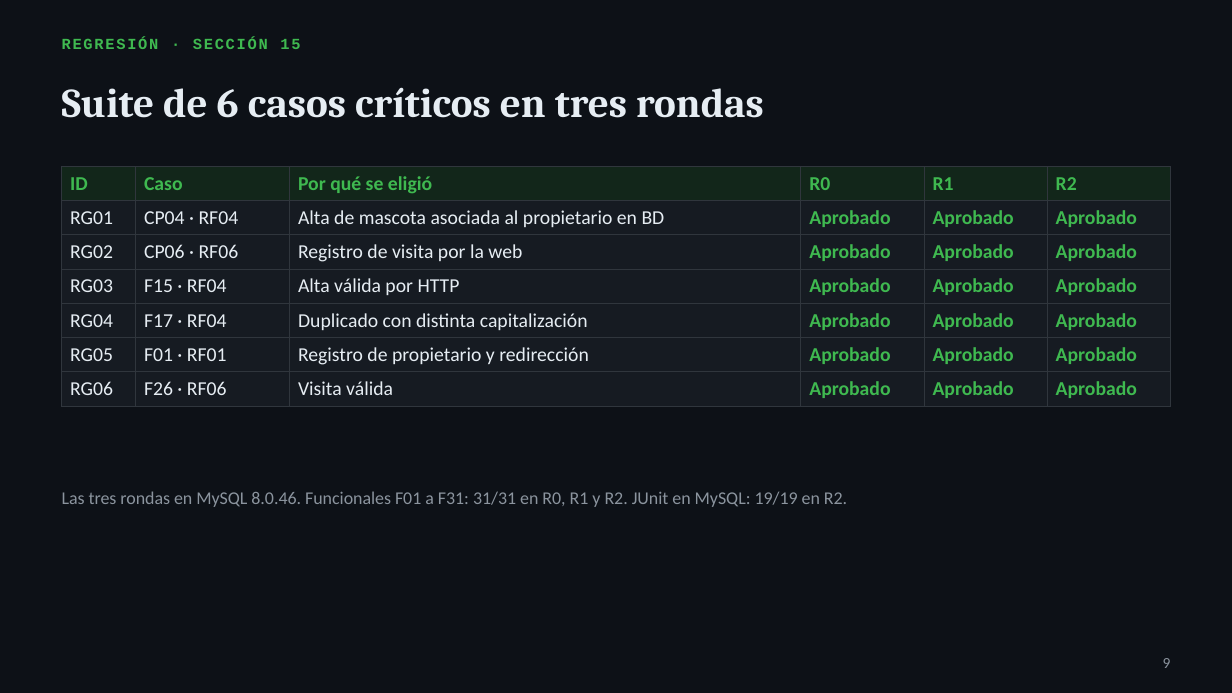
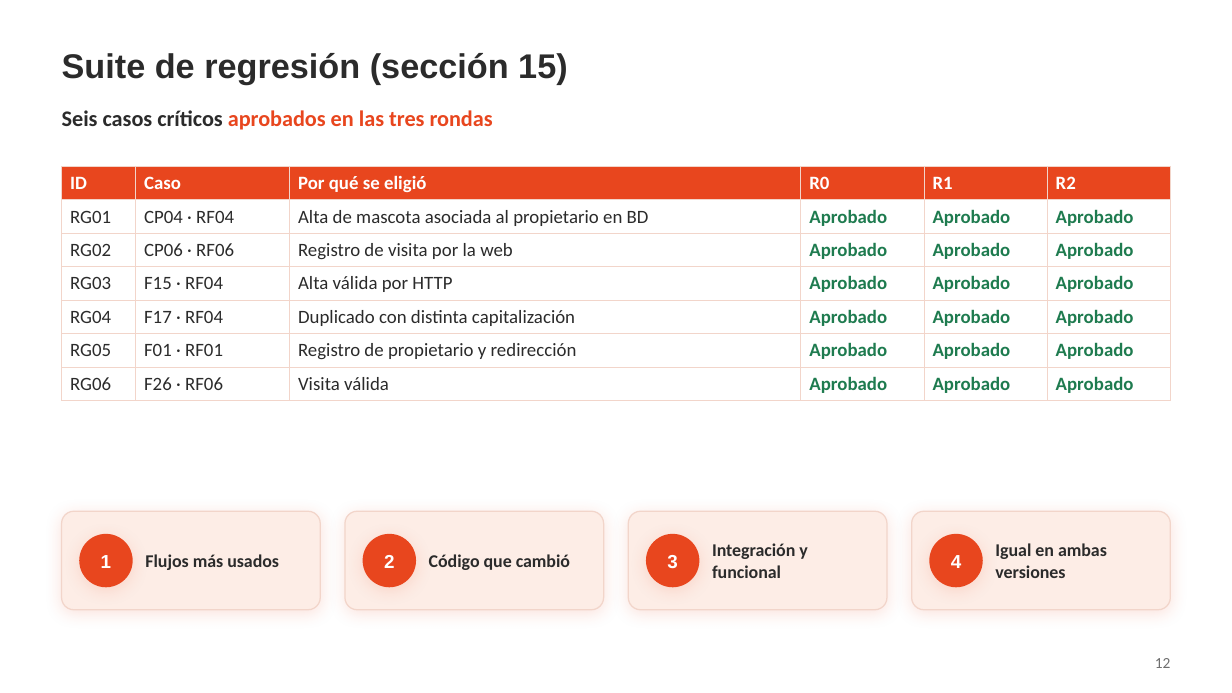
Before and after one commit to Mooneer17/spring-petclinic-apf2, a slide deck: slide 12 of presentacion/APF3_Presentacion.pptx (slide 9 before the commit). Drawn at 1232x693 pixels with LibreOffice and Linux fonts; fonts in the diff are those of the drawing; background and template pictures are left out. Boxes give left, top, right and bottom in pixels: in the first picture for what was removed or moved away, otherwise in the second. Text is boxed around its words. In the diff, an @@ line names an element or a change of style, - is before the commit and + after.

```diff
--- a/presentacion/APF3_Presentacion.pptx
+++ b/presentacion/APF3_Presentacion.pptx
@@ background #0D1117 to picture (left out) @@
@@ title at (x1=62, y1=53, x2=567, y2=84): text changed; size 9 to 20 pt; font Courier New to Arial; text colour #3FB950 to #2B2B2B @@
-REGRESIÓN · SECCIÓN 15
+Suite de regresión (sección 15)
@@ title "Suite de regresión (sección 15)" at (x1=62, y1=53, x2=567, y2=84): vertical alignment top to middle @@
@@ text at (x1=62, y1=110, x2=493, y2=130): text changed; size 24 to 13 pt; font Cambria to Calibri; text colour #E6EDF3 to #E8461E @@
-Suite de 6 casos críticos en tres rondas
+Seis casos críticos aprobados en las tres rondas
@@ table at (x1=62, y1=166, x2=1170, y2=397) @@
@@ fill #12261A to #E8461E in row 1 @@
@@ fill #161B22 to #FFFFFF in 36 cells @@
@@ size 11.5 to 11 pt @@
@@ text colour #3FB950 to #FFFFFF in "ID", "Caso", "Por qué se eligió", "R0" and 2 more places @@
@@ text colour #E6EDF3 to #2B2B2B in "RG01", "CP04 · RF04", "Alta de mascota asociada al propietario en ...", "RG02" and 14 more places @@
@@ text colour #3FB950 to #1E7B4F in "Aprobado", "Aprobado", "Aprobado", "Aprobado" and 14 more places @@
@@ borders changed @@
@@ text removed at (x1=62, y1=491, x2=847, y2=507) @@
-Las tres rondas en MySQL 8.0.46. Funcionales F01 a F31: 31/31 en R0, R1 y R2. JUnit en MySQL: 19/19 en R2.
@@ rounded rectangle added at (x1=62, y1=511, x2=320, y2=610), fill #FDEDE6, outline #F2D5CA 0.75 pt @@
@@ ellipse added at (x1=80, y1=535, x2=132, y2=586), fill #E8461E, outline #E8461E 1 pt @@
@@ rounded rectangle added at (x1=345, y1=511, x2=604, y2=610), fill #FDEDE6, outline #F2D5CA 0.75 pt @@
@@ ellipse added at (x1=363, y1=535, x2=415, y2=586), fill #E8461E, outline #E8461E 1 pt @@
@@ rounded rectangle added at (x1=628, y1=511, x2=887, y2=610), fill #FDEDE6, outline #F2D5CA 0.75 pt @@
@@ ellipse added at (x1=647, y1=535, x2=699, y2=586), fill #E8461E, outline #E8461E 1 pt @@
@@ rounded rectangle added at (x1=912, y1=511, x2=1170, y2=610), fill #FDEDE6, outline #F2D5CA 0.75 pt @@
@@ ellipse added at (x1=930, y1=535, x2=982, y2=586), fill #E8461E, outline #E8461E 1 pt @@
@@ text added at (x1=101, y1=555, x2=111, y2=568), 11 pt, text #FFFFFF, bold @@
+1
@@ text added at (x1=145, y1=554, x2=279, y2=570), 10.5 pt, text #2B2B2B, bold @@
+Flujos más usados
@@ text added at (x1=384, y1=555, x2=394, y2=568), 11 pt, text #FFFFFF, bold @@
+2
@@ text added at (x1=429, y1=554, x2=570, y2=570), 10.5 pt, text #2B2B2B, bold @@
+Código que cambió
@@ text added at (x1=667, y1=555, x2=677, y2=569), 11 pt, text #FFFFFF, bold @@
+3
@@ text added at (x1=712, y1=543, x2=807, y2=578), 10.5 pt, text #2B2B2B, bold @@
+Integración y funcional
@@ text added at (x1=951, y1=555, x2=961, y2=568), 11 pt, text #FFFFFF, bold @@
+4
@@ text added at (x1=995, y1=543, x2=1107, y2=578), 10.5 pt, text #2B2B2B, bold @@
+Igual en ambas versiones
@@ page number at (x1=1155, y1=658, x2=1171, y2=668): text changed; text colour #8B949E to #6E6E6E @@
-9
+12
```
Also in this commit, not shown: 17 other slides changed, 5 slides added, 1 other file.
